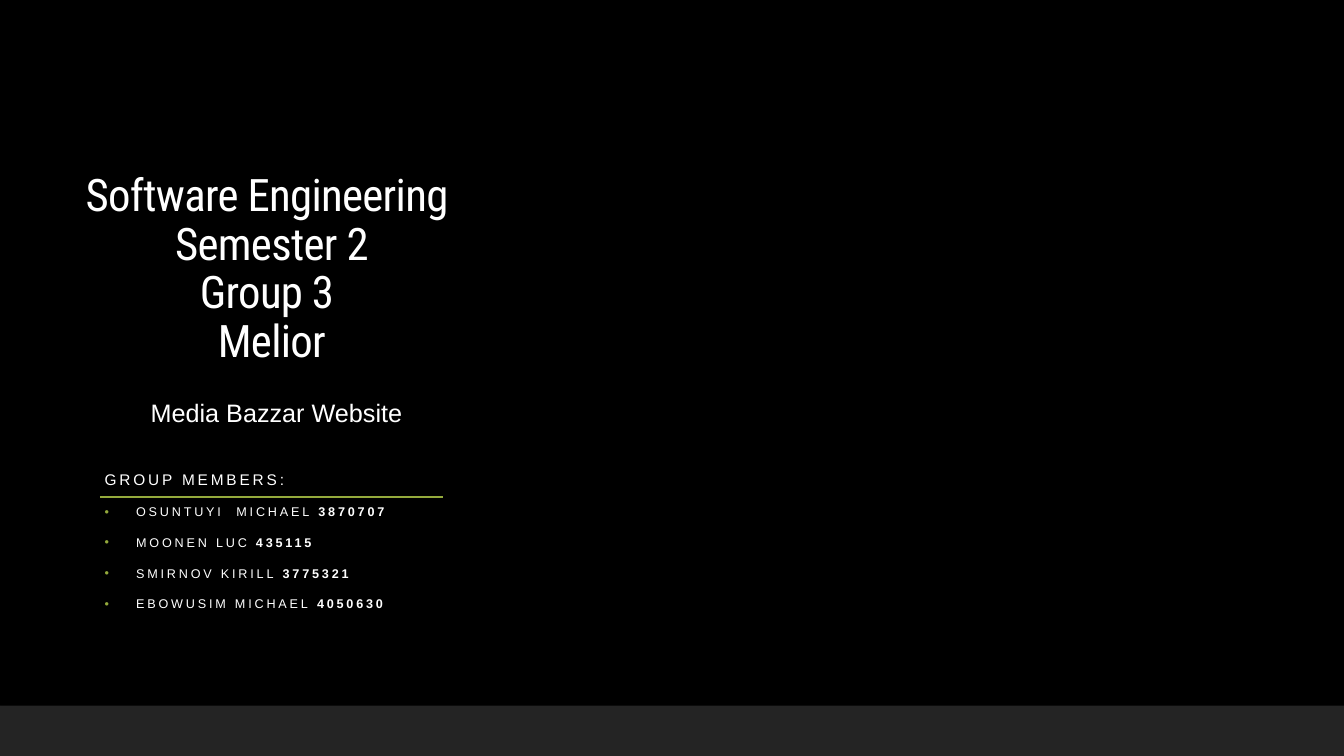
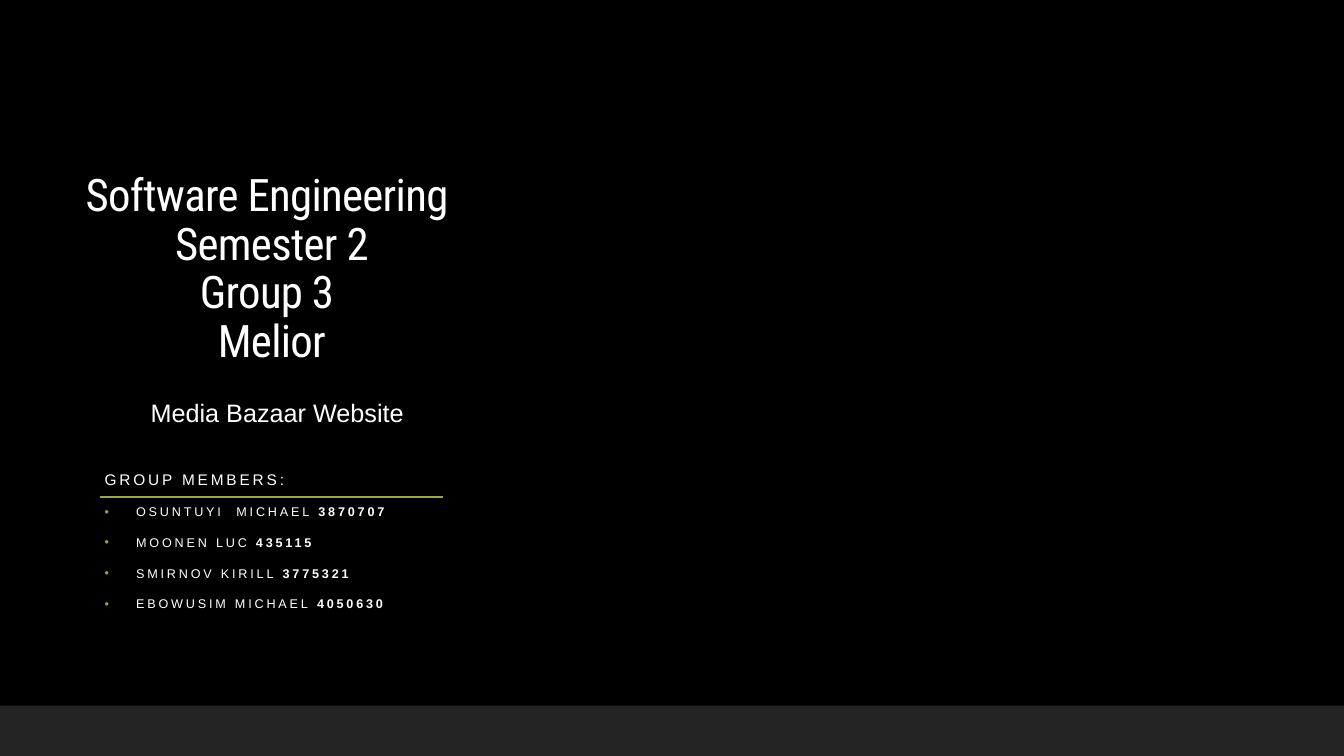
Before and after one commit to Mikey-OG/MediaBazaarproject, a slide deck: slide 1 of Project Documents/Presentation/MediaBazzarWebPresentation.pptx. Drawn at 1344x756 pixels with LibreOffice and Linux fonts; fonts in the diff are those of the drawing; background and template pictures are left out. Boxes give left, top, right and bottom in pixels: in the first picture for what was removed or moved away, otherwise in the second. Text is boxed around its words. In the diff, an @@ line names an element or a change of style, - is before the commit and + after.

```diff
--- a/Project Documents/Presentation/MediaBazzarWebPresentation.pptx
+++ b/Project Documents/Presentation/MediaBazzarWebPresentation.pptx
@@ text at <box>151,403,404,423</box>: text changed @@
-Media Bazzar Website
+Media Bazaar Website
```
Also in this commit, not shown: 1 other slide changed, 55 other files.
